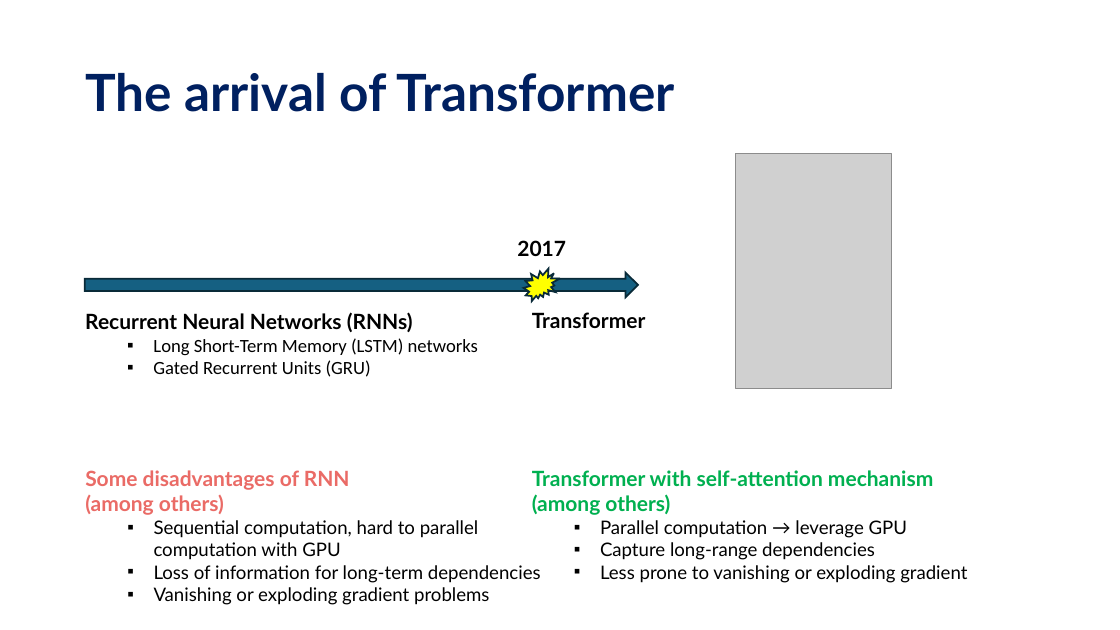
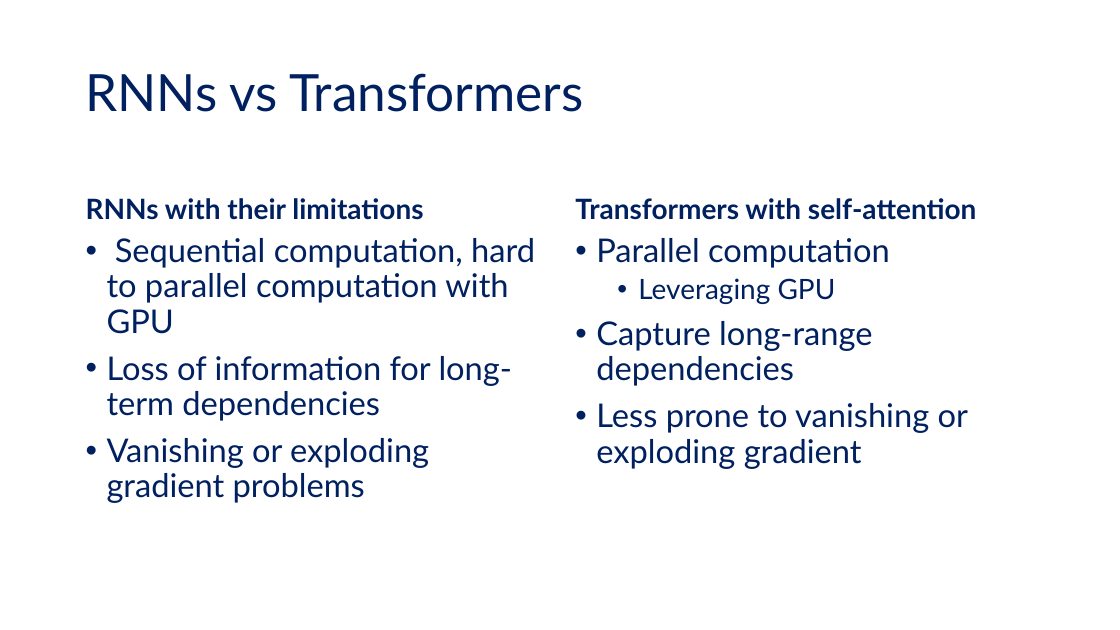
Before and after one commit to tanquangduong/transformer-pt, a slide deck: slide 13 of presentation/Transformer_Udemy/Udemy_P2_Introduction to Transformer.pptx (slide 11 before the commit). Drawn at 1120x630 pixels with LibreOffice and Linux fonts; fonts in the diff are those of the drawing; grey boxes stand for pictures. Boxes give left, top, right and bottom in pixels: in the first picture for what was removed or moved away, otherwise in the second. Text is boxed around its words. In the diff, an @@ line names an element or a change of style, - is before the commit and + after.

```diff
--- a/presentation/Transformer_Udemy/Udemy_P2_Introduction to Transformer.pptx
+++ b/presentation/Transformer_Udemy/Udemy_P2_Introduction to Transformer.pptx
@@ title at <box>86,73,583,112</box>: text changed; bold off @@
-The arrival of Transformer
+RNNs vs Transformers
@@ picture removed at <box>736,154,891,388</box> @@
@@ text added at <box>86,198,423,220</box>, 24 pt, text #002060, bold @@
+RNNs with their limitations
@@ text added at <box>575,198,976,220</box>, 24 pt, text #002060, bold @@
+Transformers with self-attention
@@ text "Sequential computation, hard to parallel ...": place and size @@
-text "Sequential computation, hard to parallel ..." at <box>85,470,541,605</box>
+text "Sequential computation, hard to parallel ..." at <box>107,238,535,503</box>
@@ text "Sequential computation, hard to parallel ..." at <box>107,238,535,503</box>: size 16 to 28 pt, text colour #000000 to #002060; bullet ▪ to •; list level 2 to 1 in "Sequential computation, hard to parallel ..."; line spacing 1 to 0.9; list level 2 to 1 in "Loss of information for long-term ..."; list level 2 to 1 in "Vanishing or exploding gradient problems" @@
@@ text "Parallel computation": place and size @@
-text "Parallel computation" at <box>532,470,967,583</box>
+text "Parallel computation" at <box>596,238,968,469</box>
@@ text at <box>596,238,890,304</box>: text changed; size 18 to 28 pt; text colour #00B050 to #002060; bold off @@
-Transformer with self-attention mechanism
-(among others)
-  ▪ Parallel computation → leverage GPU
+• Parallel computation
+  • Leveraging GPU
@@ text removed at <box>517,240,566,256</box> @@
-2017
@@ irregular seal removed at <box>523,269,560,302</box> @@
@@ right arrow removed at <box>85,273,638,297</box> @@
@@ text removed at <box>85,312,478,377</box> @@
-Recurrent Neural Networks (RNNs)
-  ▪ Long Short-Term Memory (LSTM) networks
-  ▪ Gated Recurrent Units (GRU)
@@ text removed at <box>532,312,646,328</box> @@
-Transformer
@@ text at <box>596,321,968,469</box>: size 16 to 28 pt, text colour #000000 to #002060 in "Capture long-range dependencies", "Less prone to vanishing or exploding gradient"; bullet ▪ to •; list level 2 to 1 in "Capture long-range dependencies"; line spacing 1 to 0.9; list level 2 to 1 in "Less prone to vanishing or ..." @@
@@ text at <box>85,470,350,515</box>: paragraphs removed @@
-Some disadvantages of RNN
-(among others)
```
Also in this commit, not shown: 75 other slides changed, 25 slides added, 8 slides removed, 20 other files.
